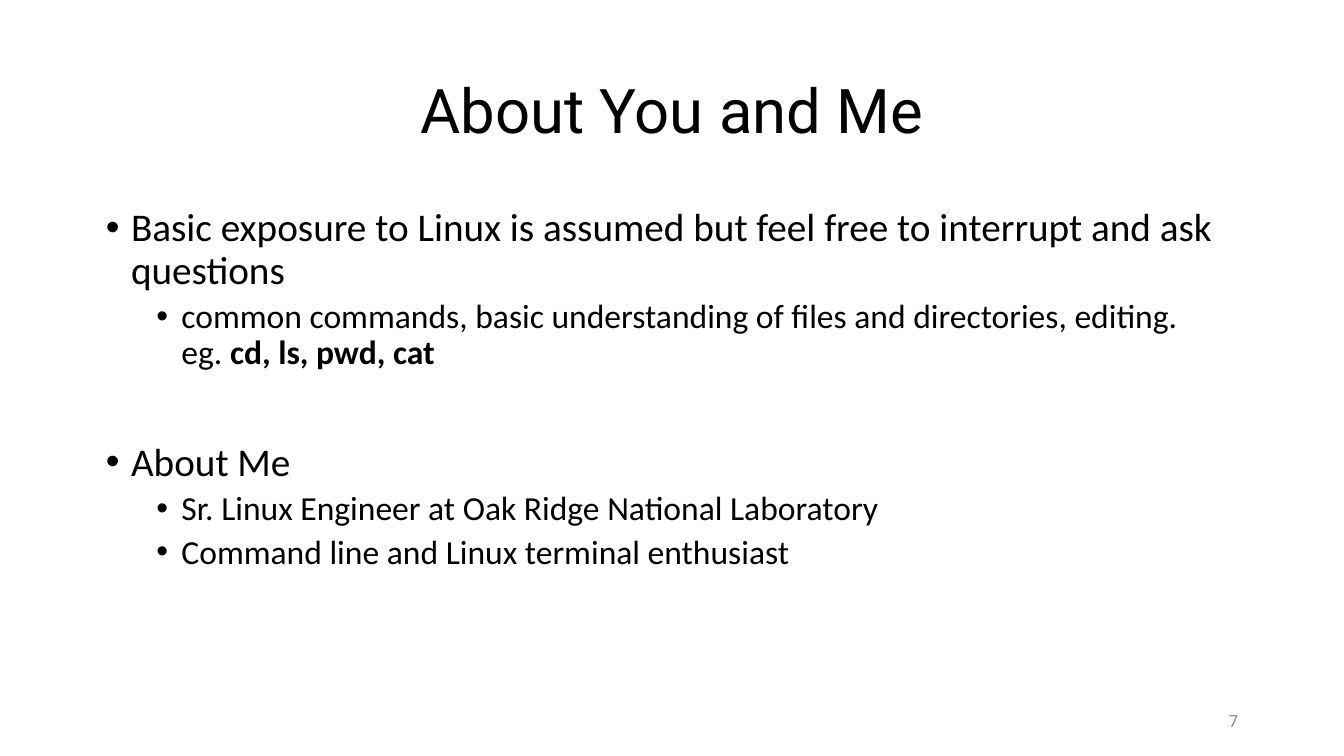
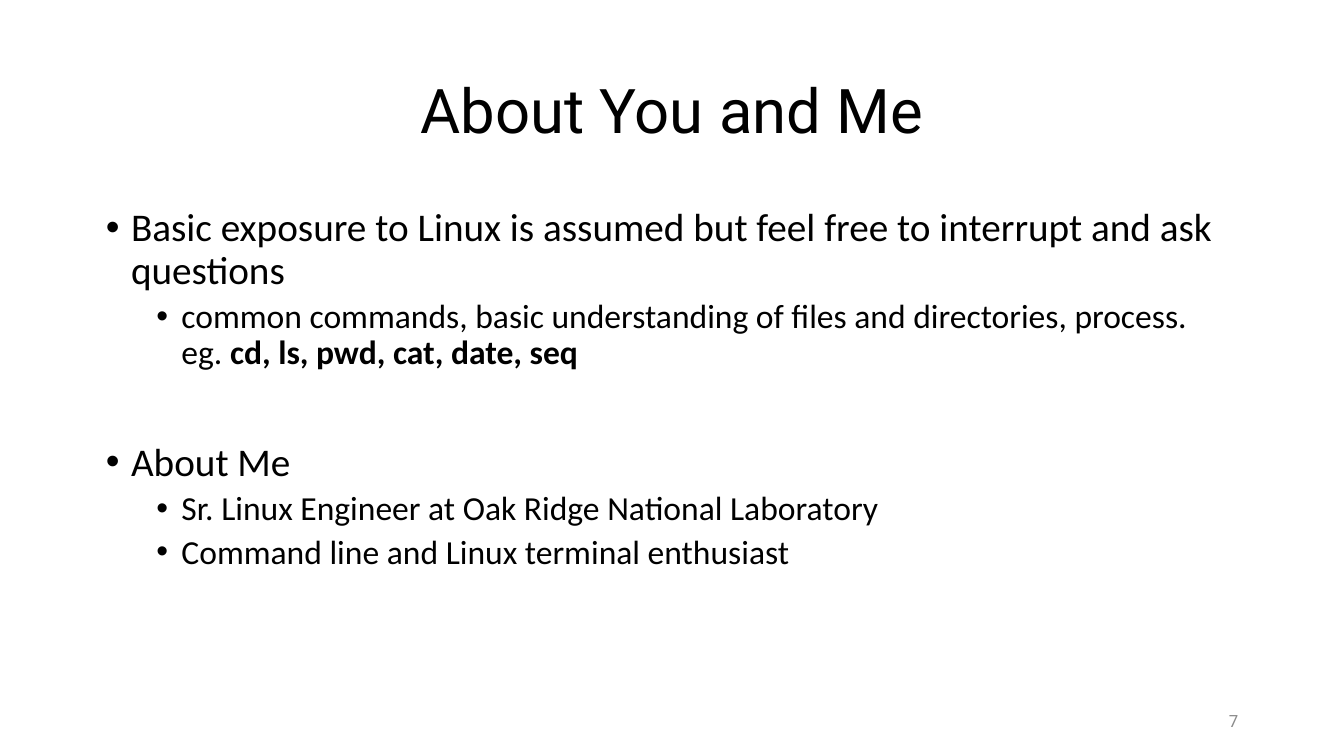
Before and after one commit to ketancmaheshwari/escience23tut, a slide deck: slide 7 of gnu-parallel-tutorial.pptx. Drawn at 1344x756 pixels with LibreOffice and Linux fonts; fonts in the diff are those of the drawing. Boxes give left, top, right and bottom in pixels: in the first picture for what was removed or moved away, otherwise in the second. Text is boxed around its words. In the diff, an @@ line names an element or a change of style, - is before the commit and + after.

```diff
--- a/gnu-parallel-tutorial.pptx
+++ b/gnu-parallel-tutorial.pptx
@@ text at (x1=181, y1=304, x2=1187, y2=370): text changed @@
-  • common commands, basic understanding of files and directories, editing.
-    eg. cd, ls, pwd, cat
+  • common commands, basic understanding of files and directories, process.
+    eg. cd, ls, pwd, cat, date, seq
```
Also in this commit, not shown: 27 other slides changed, 1 other file.
